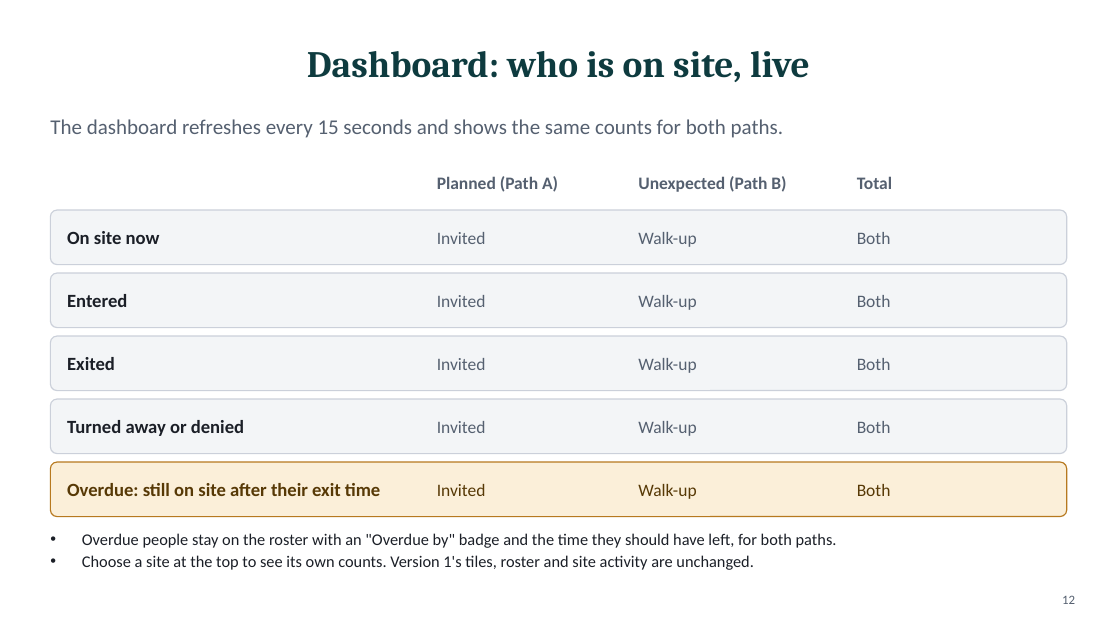
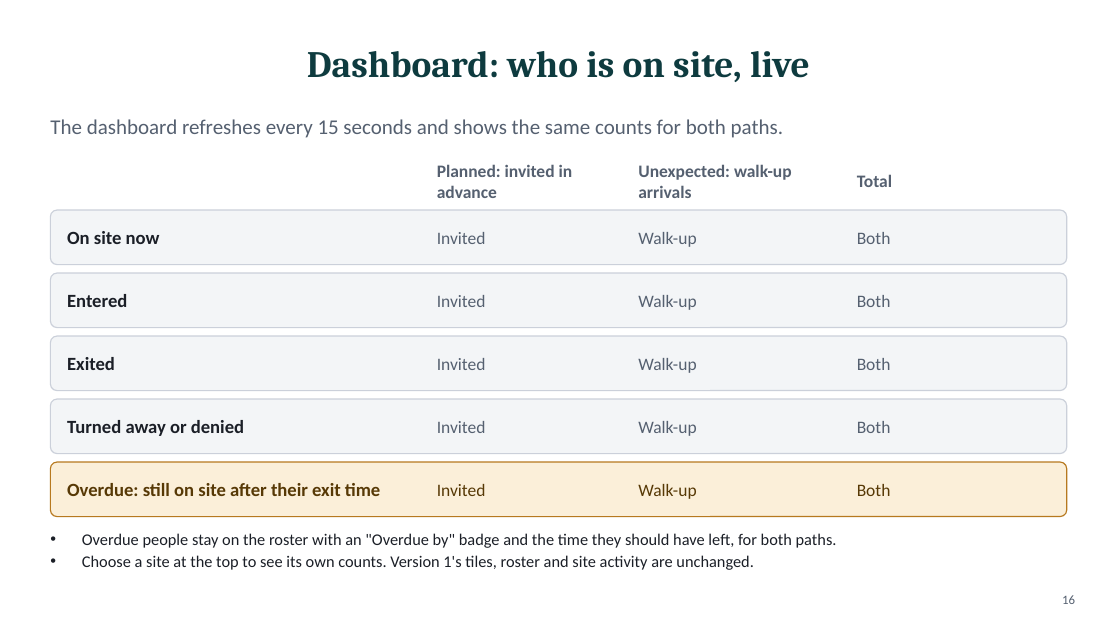
Before and after one commit to Sharon-dt3/vlaardingen_contractor_access, a slide deck: slide 16 of v2/docs/Site-Access-V2-Deck.pptx (slide 12 before the commit). Drawn at 1120x630 pixels with LibreOffice and Linux fonts; fonts in the diff are those of the drawing. Boxes give left, top, right and bottom in pixels: in the first picture for what was removed or moved away, otherwise in the second. Text is boxed around its words. In the diff, an @@ line names an element or a change of style, - is before the commit and + after.

```diff
--- a/v2/docs/Site-Access-V2-Deck.pptx
+++ b/v2/docs/Site-Access-V2-Deck.pptx
@@ text at bbox=[437, 164, 573, 198]: text changed @@
-Planned (Path A)
+Planned: invited in advance
@@ text at bbox=[638, 164, 792, 198]: text changed @@
-Unexpected (Path B)
+Unexpected: walk-up arrivals
@@ page number at bbox=[1062, 595, 1075, 604]: text changed @@
-12
+16
```
Also in this commit, not shown: 2 other slides changed, 11 slides added.
